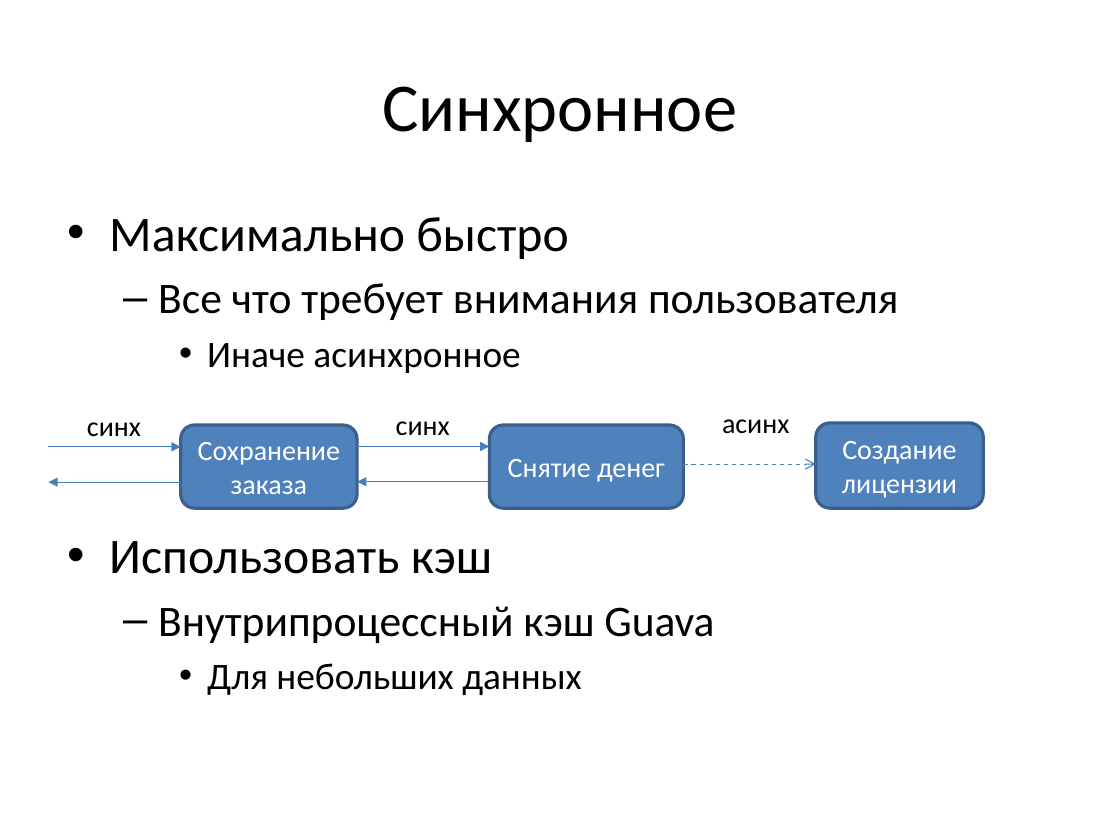
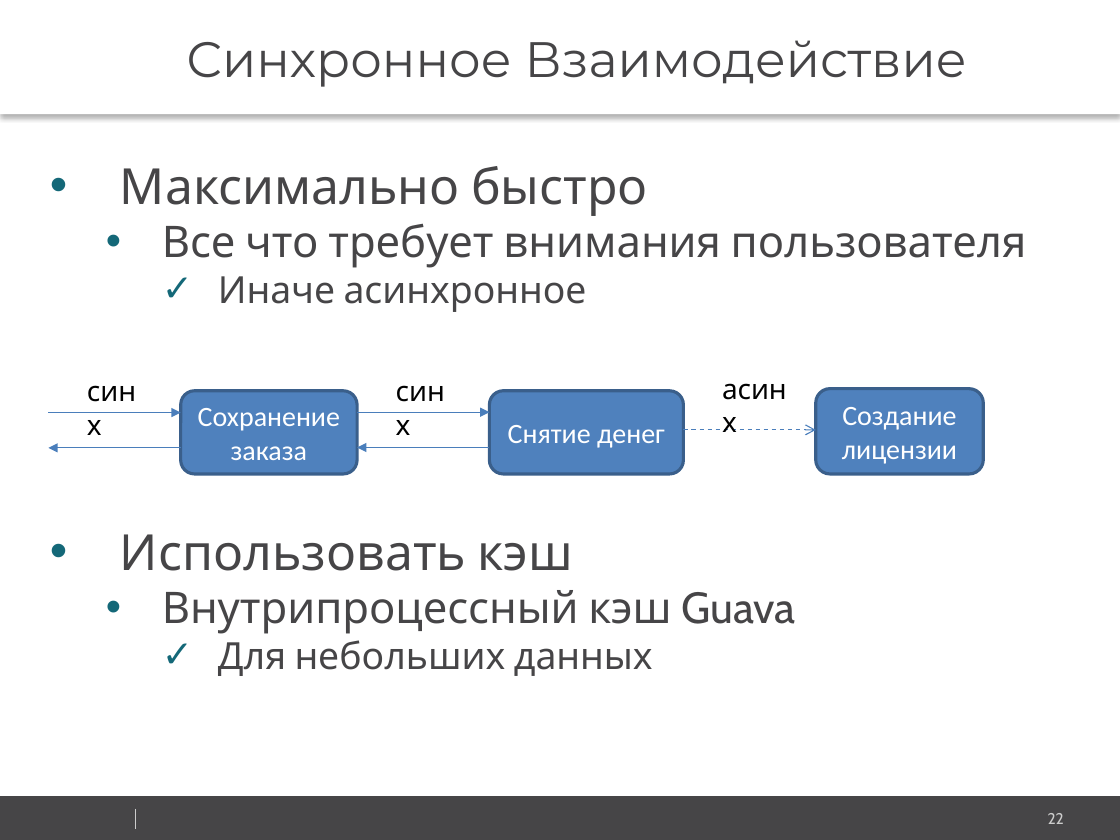
Before and after one commit to vitali-kviatkouski/personal, a slide deck: slide 22 of Microservices.pptx (slide 21 before the commit). Drawn at 1120x840 pixels with LibreOffice and Linux fonts; fonts in the diff are those of the drawing; background and template pictures are left out. Boxes give left, top, right and bottom in pixels: in the first picture for what was removed or moved away, otherwise in the second. Text is boxed around its words. In the diff, an @@ line names an element or a change of style, - is before the commit and + after.

```diff
--- a/Microservices.pptx
+++ b/Microservices.pptx
@@ text "Синхронное Взаимодействие": place and size @@
-text "Синхронное Взаимодействие" at <box>382,86,737,142</box>
+text "Синхронное Взаимодействие" at <box>0,0,1120,114</box>
@@ text "Синхронное Взаимодействие" at <box>0,0,1120,114</box>: fill none to #FFFFFF; shadow on @@
@@ text at <box>186,40,967,87</box>: text changed; size 44 to 32 pt; font Calibri to Montserrat; text colour #000000 to #464547 @@
-Синхронное
+Синхронное Взаимодействие
@@ text "Максимально быстро": place and size @@
-text "Максимально быстро" at <box>109,217,898,695</box>
+text "Максимально быстро" at <box>120,166,1027,676</box>
@@ text "Максимально быстро" at <box>120,166,1027,676</box>: font Calibri to Cabin, text colour #000000 to #464547; indent changed; less space between paragraphs; bullet – to •; bullet • to ✓ @@
@@ font Calibri to Cabin in 3 elements at <box>711,366,802,411</box>, <box>384,368,461,413</box>, <box>76,368,153,413</box> @@
@@ arrow moved from (48, 482) - (180, 482) to (48, 412) - (180, 412) @@
@@ arrow (48, 412) - (180, 412): arrowheads changed @@
@@ arrow moved from (357, 482) - (489, 482) to (357, 412) - (489, 412) @@
@@ arrow (357, 412) - (489, 412): arrowheads changed @@
@@ arrow (48, 448) - (180, 448): arrowheads changed @@
@@ arrow (357, 448) - (489, 448): arrowheads changed @@
@@ 3 rounded rectangles, 3 texts, 1 arrow: place and size @@
-3 rounded rectangles, 3 texts, 1 arrow at <box>87,419,983,508</box>
+3 rounded rectangles, 3 texts, 1 arrow at <box>76,366,983,474</box>
@@ rectangle added at <box>0,796,1120,840</box>, fill #464547 @@
@@ line added from (136, 809) to (136, 829), #CCCCCC 0.25 pt @@
@@ page number added at <box>1048,813,1064,824</box>, 10 pt, text #CCCCCC @@
+22
```
Also in this commit, not shown: 21 other slides changed, 20 slides added, 3 slides removed, 3 other files.
